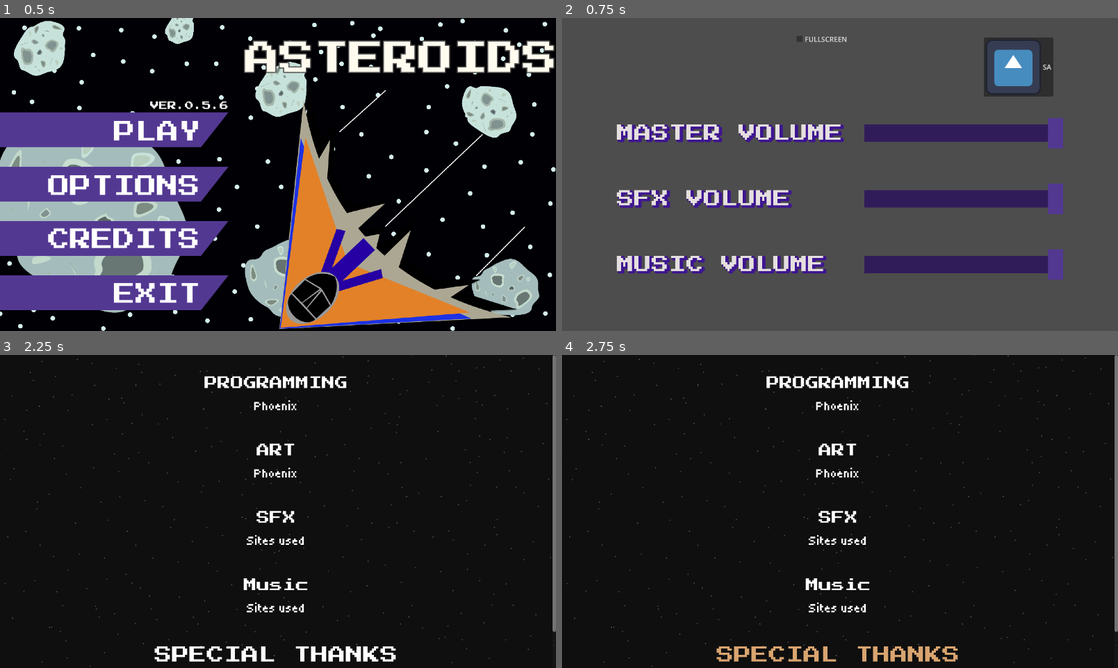
Above: before the commit, frames 1-4 (two rows, left to right).
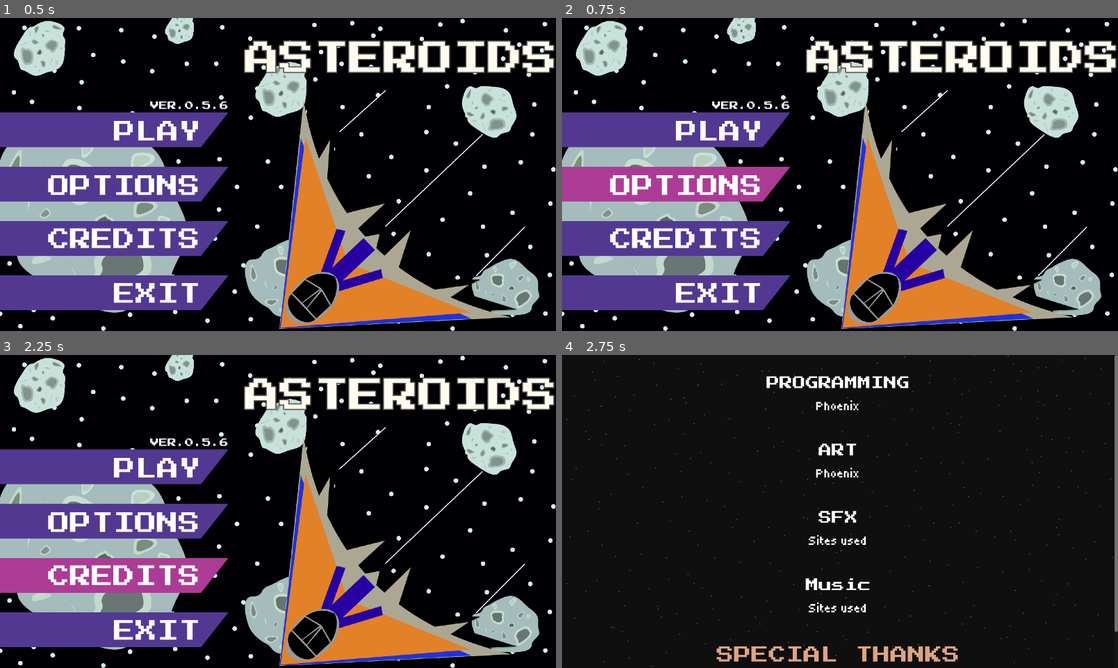
Above: after the commit, the same moments.

Repository: JustALover/Assteroids
Game: Godot game, scene res://Escenas/Assteroids Title Screen Menu/main_title_assteroids.tscn
Two runs of this game, one before a commit and one after it. Both use one fixed random seed, a clock stepped at 60 frames per second and the inputs below. The engine's default icon, where the game draws it, is replaced by a stand-in: a white triangle on a blue panel in a dark square. Sound files missing from this copy of the repository are replaced by a short silence.
Inputs:
- Up to frame 1 (0.5 s): no input
- Up to frame 2 (0.75 s): click "OPTIONS" at 0.5 s
- Up to frame 3 (2.25 s): click "SA" at 1.25 s; click "CREDITS" at 2 s
- Up to frame 4 (2.75 s): no input

Frame 1 is identical in both runs. In frame 2, 99% of the frame differs, in the area x 0-100%, y 0-100%; in frame 3, 46%; in frame 4, less than 0.1%.

Commit message:
Added: Setting.gd for volume
Fixed:
-Fixed a issue where the volume sliders where moved random when the played got out the options scene and went back.
-Fixed the visual issue where the sliders were moved but the actual sound isn't changed (minor bug)

Diff:
--- a/Escenas/Assteroids Title Screen Menu/main_title_assteroids.gd
+++ b/Escenas/Assteroids Title Screen Menu/main_title_assteroids.gd
@@ -16,19 +16,19 @@
 
 
 func _on_play_button_pressed() -> void:
-	await get_tree().create_timer(0.080).timeout
 	get_tree().change_scene_to_file("res://Escenas/Game/ass_steroids.tscn")
 
 
 func _on_exit_button_pressed() -> void:
-	await get_tree().create_timer(0.080).timeout
+	await get_tree().create_timer(0.2).timeout
 	get_tree().quit()
 
 
 func _on_credits_button_pressed() -> void:
-	await get_tree().create_timer(0.080).timeout
+	await get_tree().create_timer(0.2).timeout
 	get_tree().change_scene_to_file("res://Escenas/Credits/credits_menu.tscn")
 
 
 func _on_options_button_pressed() -> void:
+	await get_tree().create_timer(0.2).timeout
 	get_tree().change_scene_to_file("res://Escenas/Options Menu/options_menu.tscn")
--- a/Escenas/Global/settings.gd
+++ b/Escenas/Global/settings.gd
@@ -1 +1,44 @@
 extends Node
+
+#Función para guardar los settings del jugador del volumen y la posición de sliders
+const SAVE_PATH = "user://settings.save"
+
+var master_volume := 1.0
+var music_volume := 1.0
+var sfx_volume := 1.0
+
+
+func save_settings():
+	var file = FileAccess.open(SAVE_PATH, FileAccess.WRITE)
+
+	file.store_var(master_volume)
+	file.store_var(music_volume)
+	file.store_var(sfx_volume)
+
+
+func load_settings():
+	if !FileAccess.file_exists(SAVE_PATH):
+		return
+
+	var file = FileAccess.open(SAVE_PATH, FileAccess.READ)
+
+	master_volume = file.get_var()
+	music_volume = file.get_var()
+	sfx_volume = file.get_var()
+
+#Función para asignación de variables de cada canal de audio a su respectivo bus
+func apply_audio():
+	var master_bus = AudioServer.get_bus_index("Master")
+	var music_bus = AudioServer.get_bus_index("Music")
+	var sfx_bus = AudioServer.get_bus_index("SFX")
+
+	AudioServer.set_bus_volume_db(master_bus, linear_to_db(master_volume))
+
+	AudioServer.set_bus_volume_db(music_bus, linear_to_db(music_volume))
+
+	AudioServer.set_bus_volume_db(sfx_bus, linear_to_db(sfx_volume))
+
+
+func _ready():
+	load_settings()
+	apply_audio()
--- a/Escenas/Options Menu/options_menu.gd
+++ b/Escenas/Options Menu/options_menu.gd
@@ -31,7 +31,24 @@
 	masteraudioplacement()
 	sxfaudioplacement()
 	musicaudioplacement()
+	#Cargar la posición y valores de los sliders
+	load_sliders()
 
+#Quita temporalmente cualquier señal entrante para ajustar los valores de los sliders
+#Así haciendo que no haya bugs extraños
+func load_sliders():
+	$Node2D/MasterChangervolume.set_block_signals(true)
+	$Node2D/SFXChangervolume.set_block_signals(true)
+	$Node2D/MusicChangervolume.set_block_signals(true)
+
+	$Node2D/MasterChangervolume.value = Settings.master_volume
+	$Node2D/SFXChangervolume.value = Settings.sfx_volume
+	$Node2D/MusicChangervolume.value = Settings.music_volume
+
+
+	$Node2D/MasterChangervolume.set_block_signals(false)
+	$Node2D/SFXChangervolume.set_block_signals(false)
+	$Node2D/MusicChangervolume.set_block_signals(false)
 
 # Called every frame. 'delta' is the elapsed time since the previous frame.
 func _process(_delta: float) -> void:
@@ -39,13 +56,12 @@
 
 #MASTER BUS MANAGER
 func _on_volume_changer_value_changed(value: float) -> void:
-	var master_bus = AudioServer.get_bus_index("Master")
+	var bus = AudioServer.get_bus_index("Master")
 
-	if value <= 0:
-		AudioServer.set_bus_mute(master_bus, true)
-	else:
-		AudioServer.set_bus_mute(master_bus, false)
-		AudioServer.set_bus_volume_db(master_bus,linear_to_db(value))
+	AudioServer.set_bus_volume_db(bus, linear_to_db(value))
+
+	Settings.master_volume = value
+	Settings.save_settings()
 
 func _on_volume_changer_drag_ended(_value_changed: bool) -> void:
 	$Node2D/MasterChangervolume/MasterAudioTest.play()
@@ -87,13 +103,12 @@
 
 
 func _on_sfx_changervolume_value_changed(value: float) -> void:
-	var SFX_bus = AudioServer.get_bus_index("SFX")
+	var bus = AudioServer.get_bus_index("SFX")
 
-	if value <= 0:
-		AudioServer.set_bus_mute(SFX_bus, true)
-	else:
-		AudioServer.set_bus_mute(SFX_bus, false)
-		AudioServer.set_bus_volume_db(SFX_bus,linear_to_db(value))
+	AudioServer.set_bus_volume_db(bus, linear_to_db(value))
+
+	Settings.sfx_volume = value
+	Settings.save_settings()
 
 
 #MUSIC BUS MANAGER
@@ -102,10 +117,9 @@
 
 
 func _on_music_changervolume_value_changed(value: float) -> void:
-	var music_bus = AudioServer.get_bus_index("Music")
+	var bus = AudioServer.get_bus_index("Music")
 
-	if value <= 0:
-		AudioServer.set_bus_mute(music_bus, true)
-	else:
-		AudioServer.set_bus_mute(music_bus, false)
-		AudioServer.set_bus_volume_db(music_bus,linear_to_db(value))
+	AudioServer.set_bus_volume_db(bus, linear_to_db(value))
+
+	Settings.music_volume = value
+	Settings.save_settings()
--- a/project.godot
+++ b/project.godot
@@ -21,7 +21,8 @@
 
 [autoload]
 
-Global="*uid://cuw481iqsq5x6"
+Settings="*uid://8i4kx4g6jq18"
+Global="*uid://7nhlqccixssv"
 
 [display]
 
